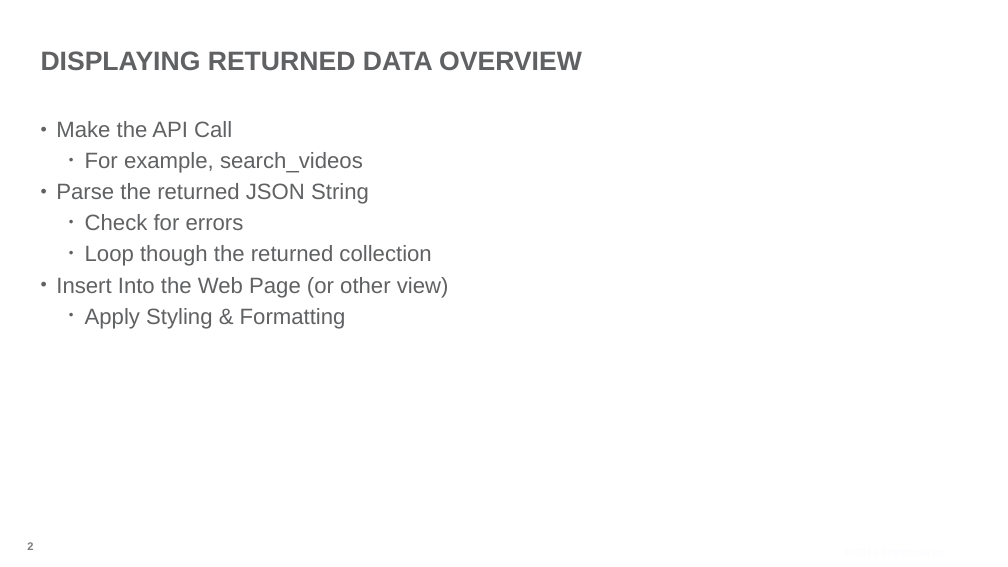
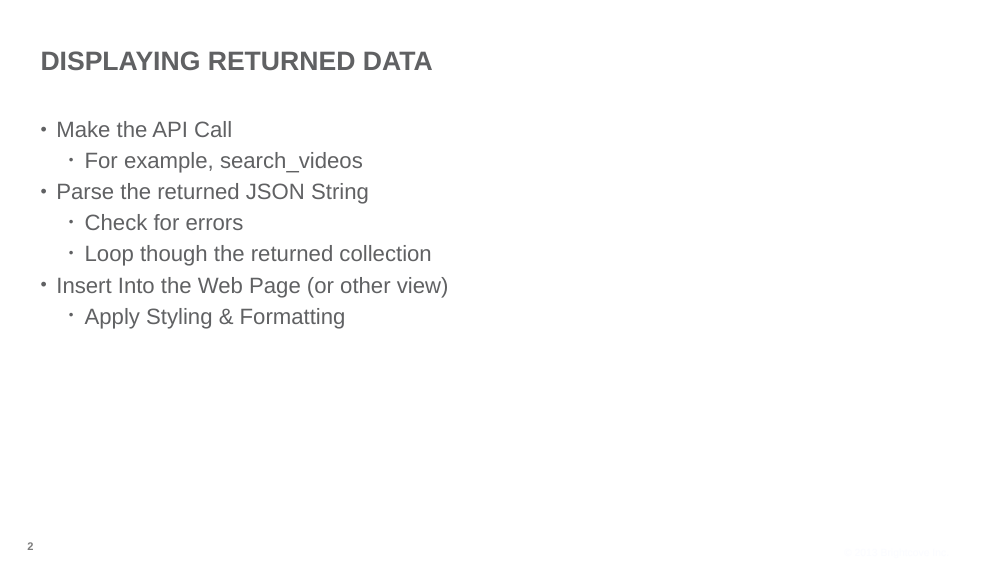
Before and after one commit to BrightcoveLearning/VideoCloudMediaAPI, a slide deck: slide 2 of VideoSessionsMaterials/parse-json.pptx. Drawn at 1008x567 pixels with LibreOffice and Linux fonts; fonts in the diff are those of the drawing; background and template pictures are left out. Boxes give left, top, right and bottom in pixels: in the first picture for what was removed or moved away, otherwise in the second. Text is boxed around its words. In the diff, an @@ line names an element or a change of style, - is before the commit and + after.

```diff
--- a/VideoSessionsMaterials/parse-json.pptx
+++ b/VideoSessionsMaterials/parse-json.pptx
@@ title at bbox=[41, 51, 433, 70]: text changed @@
-DISPLAYING RETURNED DATA OVERVIEW
+DISPLAYING RETURNED DATA
```
Also in this commit, not shown: 6 other files.
